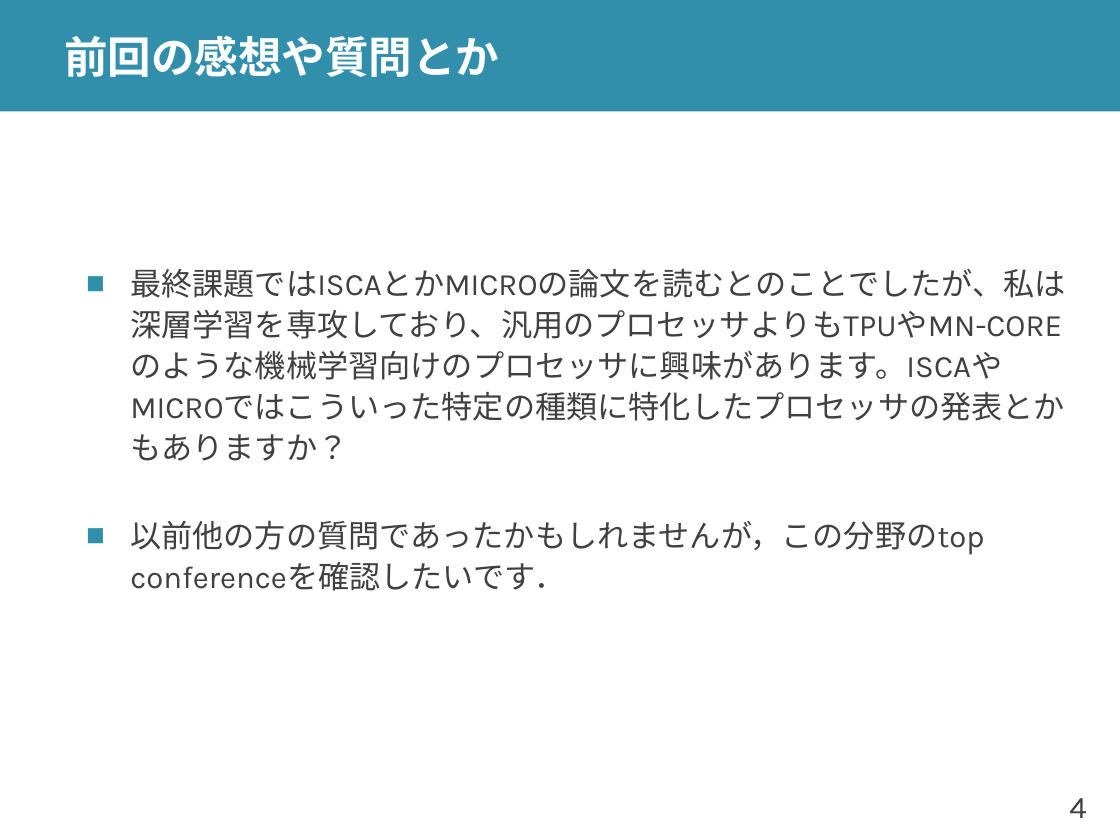
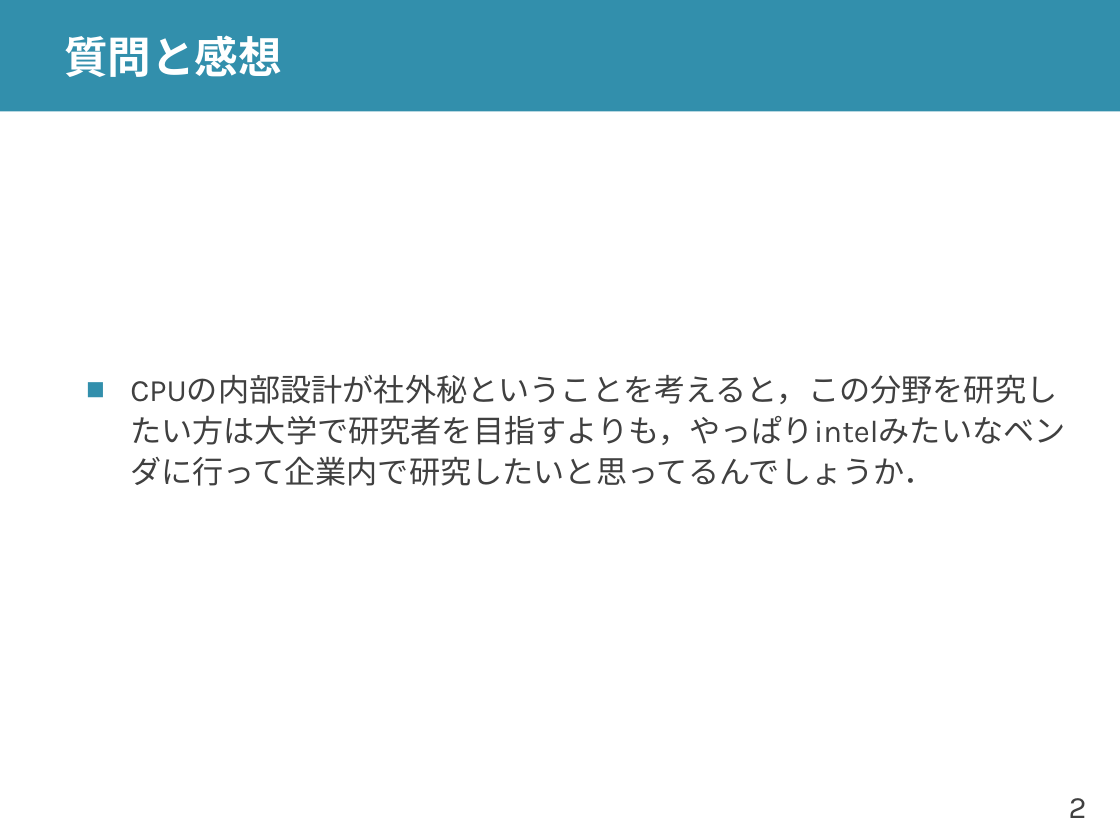
Before and after one commit to shioyadan/advanced-computer-organization, a slide deck: slide 2 of aco-shioya-10.pptx (slide 4 before the commit). Drawn at 1120x840 pixels with LibreOffice and Linux fonts; fonts in the diff are those of the drawing. Boxes give left, top, right and bottom in pixels: in the first picture for what was removed or moved away, otherwise in the second. Text is boxed around its words. In the diff, an @@ line names an element or a change of style, - is before the commit and + after.

```diff
--- a/aco-shioya-10.pptx
+++ b/aco-shioya-10.pptx
@@ title at [64,35,282,77]: text changed @@
-前回の感想や質問とか
+質問と感想
@@ text at [130,375,1065,445]: text changed @@
-■ 最終課題ではISCAとかMICROの論文を読むとのことでしたが、私は深層学習を専攻しており、汎用のプロセッサよりもTPUやMN-COREのような機械学習向けのプロセッサに興味があります。ISCAやMICROではこういった特定の種類に特化したプロセッサの発表とかもありますか？
-■ 以前他の方の質問であったかもしれませんが，この分野のtop conferenceを確認したいです．
+■ CPUの内部設計が社外秘ということを考えると，この分野を研究したい方は大学で研究者を目指すよりも，やっぱりintelみたいなベンダに行って企業内で研究したいと思ってるんでしょうか．
@@ page number at [1069,798,1087,818]: text changed @@
-4
+2
```
Also in this commit, not shown: 28 other slides changed, 16 slides added, 16 slides removed, 2 other files.
